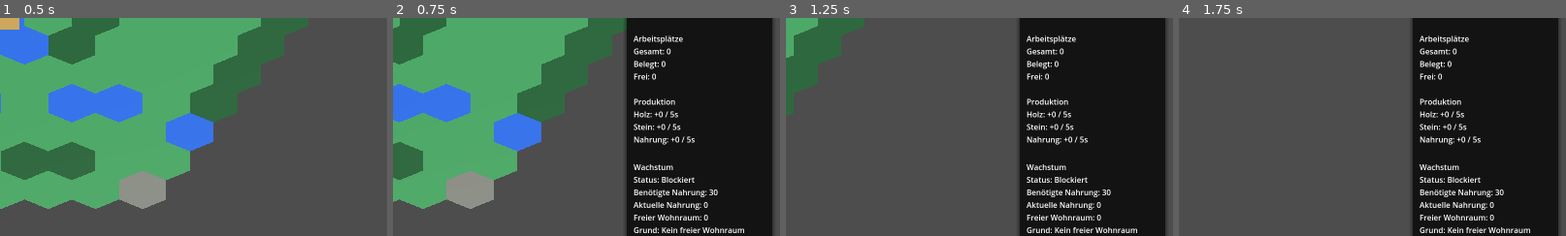
Above: before the commit, frames 1-4 (left to right).
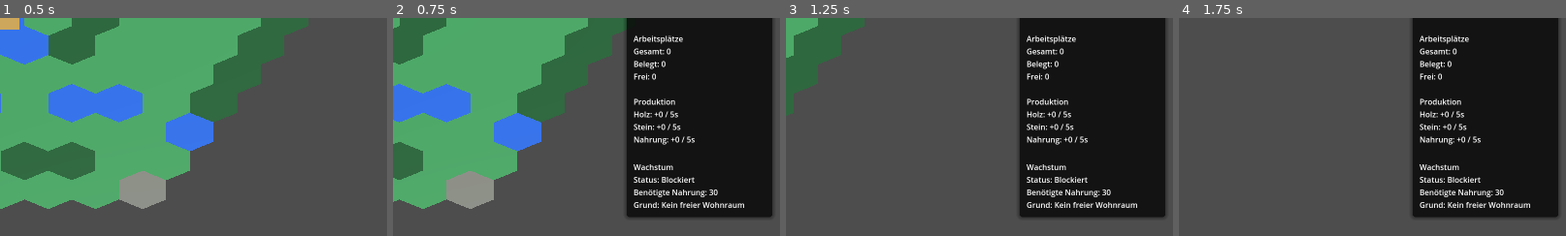
Above: after the commit, the same moments.

Repository: Ranu4922/CodexGame
Game: Godot game, scene res://scenes/Main.tscn
Same seed, same stepped clock (60 frames per second), same inputs: the game is played once before the commit and once after it.
Inputs (mouse positions are % of the whole screen's width and height, from its top left):
- Up to frame 1 (0.5 s): no input
- Up to frame 2 (0.75 s): tap Enter at 0.5 s; move the mouse to (72, 45) at 0.52 s; hold D from 0.53 s (still down); tap I at 0.6 s; click (72, 45) at 0.67 s
- Up to frame 3 (1.25 s): keep holding D
- Up to frame 4 (1.75 s): move the mouse to (30, 55) at 1.27 s; release D at 1.28 s; hold S from 1.28 s (still down); tap B at 1.35 s
The pictures show only the part of the screen within x 50-100%, y 50-100%; the shares and areas given below are measured in that part.

Frame 1 is identical in both runs. In frame 2, 3.7% of the frame differs, in the area x 60-98%, y 84-100%; in frame 3, 3.7%; in frame 4, 3.7%.

Commit message:
Compact settlement growth display

Diff:
--- a/scripts/settlement_growth_info.gd
+++ b/scripts/settlement_growth_info.gd
@@ -33,15 +33,11 @@
 	var growth_active: bool = bool(population_growth.call("get_growth_active"))
 	var status_text: String = "Aktiv" if growth_active else "Blockiert"
 	var required_food: int = int(population_growth.call("get_required_food"))
-	var current_food: int = int(hex_grid.get("food"))
-	var free_housing: int = int(hex_grid.get("free_housing"))
 	var lines: PackedStringArray = PackedStringArray([
 		"",
 		"Wachstum",
 		"Status: %s" % status_text,
 		"Benötigte Nahrung: %d" % required_food,
-		"Aktuelle Nahrung: %d" % current_food,
-		"Freier Wohnraum: %d" % free_housing,
 	])
 
 	if growth_active:
